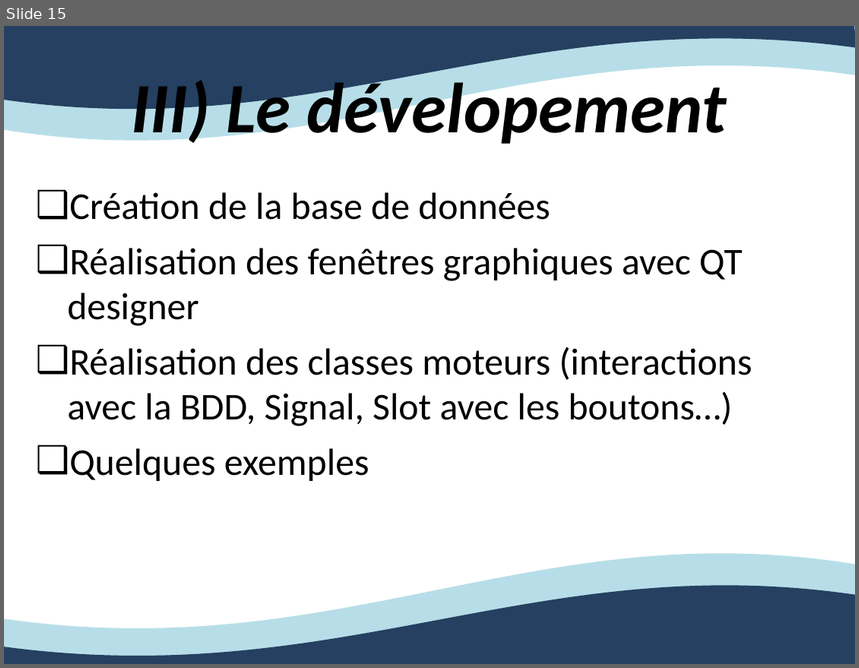
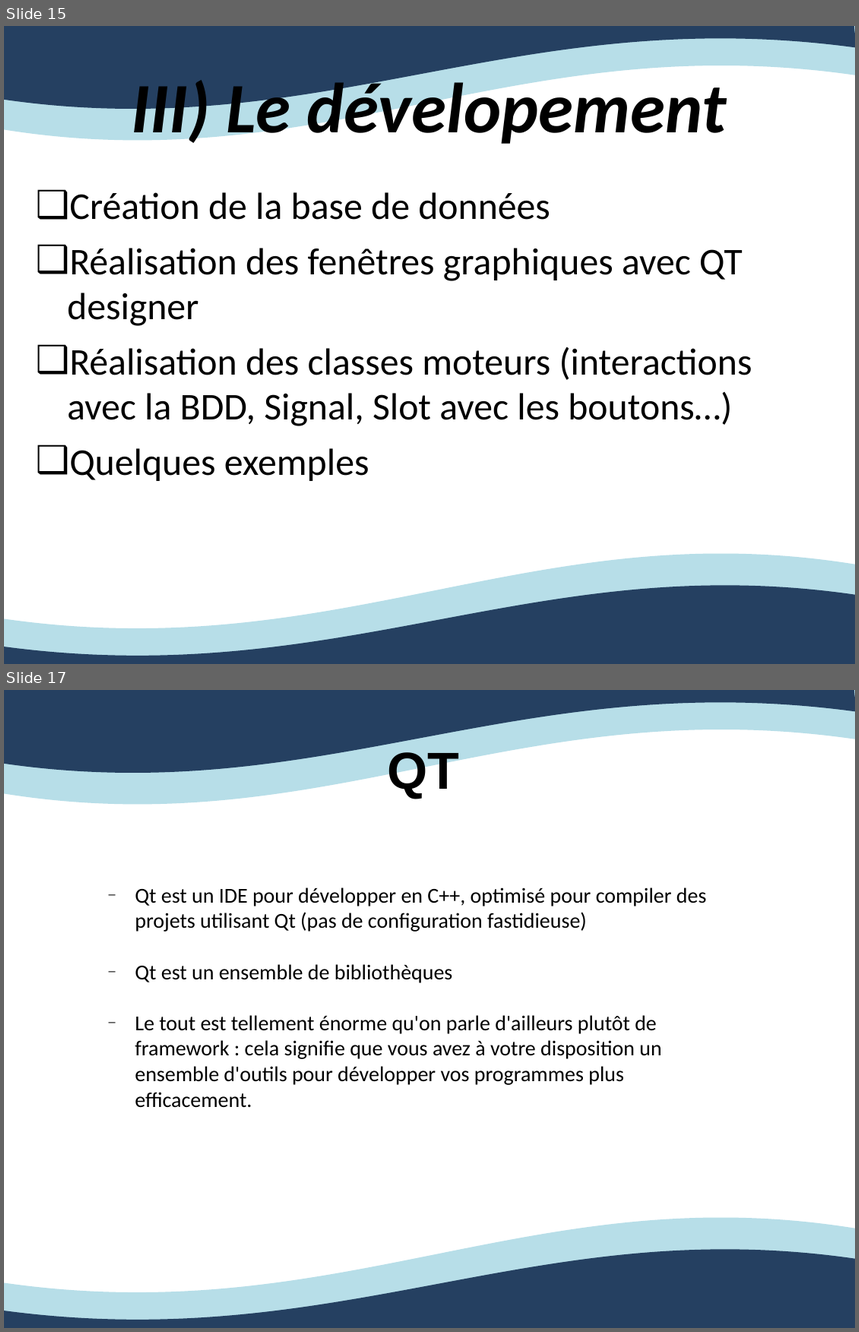
Before and after one commit to Ovan33/Immobilier, a slide deck: docs/Rapport/ProjetTuteureExpression.ppt. Shown one above the other, each under a label of ours: slide 15 before the commit, slides 15 and 17 after it; the slides between them are not shown. The pictures are 859x668 and 859x1332 pixels, drawn with LibreOffice and Linux fonts; fonts in the diff are those of the drawing. Boxes give left, top, right and bottom in pixels: in the first picture for what was removed or moved away, otherwise in the second. Text is boxed around its words. In the diff, an @@ line names an element or a change of style, - is before the commit and + after.

Commit message:
Modification du ppt en fr > anglais à faire Ajout d'images pour construction ppt Modification du fichier pencil pour la recherche des biens Ajout de la classe graphique de recherche des biens

```diff
--- a/docs/Rapport/ProjetTuteureExpression.ppt
+++ b/docs/Rapport/ProjetTuteureExpression.ppt
@@ slide 17 added at (x1=4, y1=690, x2=855, y2=1328), background #FFFFFF; not listed: 4 template elements that a slide beside it also shows @@
@@ title added at (x1=387, y1=752, x2=459, y2=799), 44 pt, text #000000, bold @@
+QT
@@ text added at (x1=135, y1=888, x2=707, y2=1108), 18 pt, text #000000 @@
+  – Qt est un IDE pour développer en C++, optimisé pour compiler des projets utilisant Qt (pas de configuration fastidieuse)
+  – Qt est un ensemble de bibliothèques
+  – Le tout est tellement énorme qu'on parle d'ailleurs plutôt de framework : cela signifie que vous avez à votre disposition un ensemble d'outils pour développer vos programmes plus efficacement.
@@ slide 15 changed as well @@
@@ freeform shape at (x1=4, y1=26, x2=855, y2=140): outline redrawn @@
@@ freeform shape at (x1=4, y1=26, x2=855, y2=110): outline redrawn @@
```
Also in this commit, not shown: 14 other slides changed, 8 other slides added, 11 other files.
